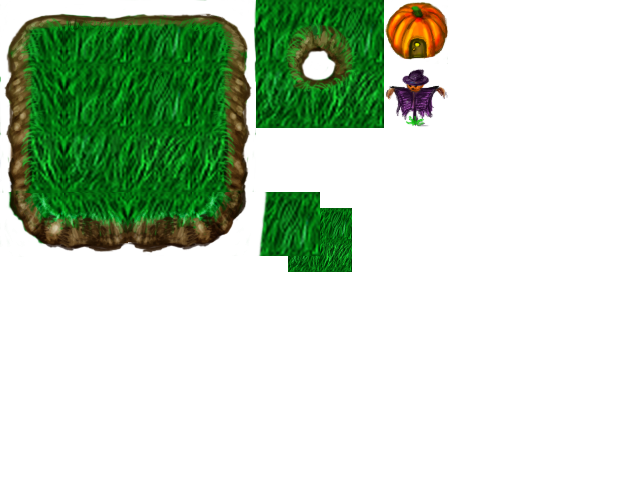
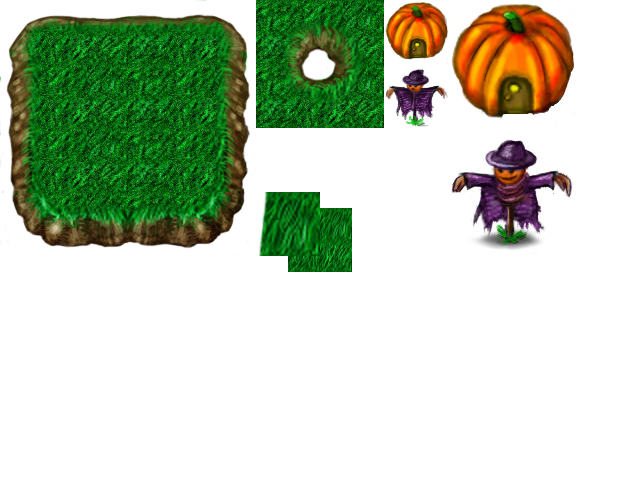
Comparing the layer stacks of the two (640, 480) images. Changes:
added layer "Pasted Layer copy" above "Pasted Layer" over [256, 0, 384, 128]
added layer "Pasted Layer" above "Layer #2" over [25, 18, 228, 216]
painted on "Layer #2" over [0, 0, 576, 255]
added layer "Shadow" (67%) above "Layer #1" over [468, 217, 547, 253]
hid "Layer #1" over [0, 0, 576, 255]
renamed "Layer" to "Layer #3", hid it over [0, 0, 576, 255]
